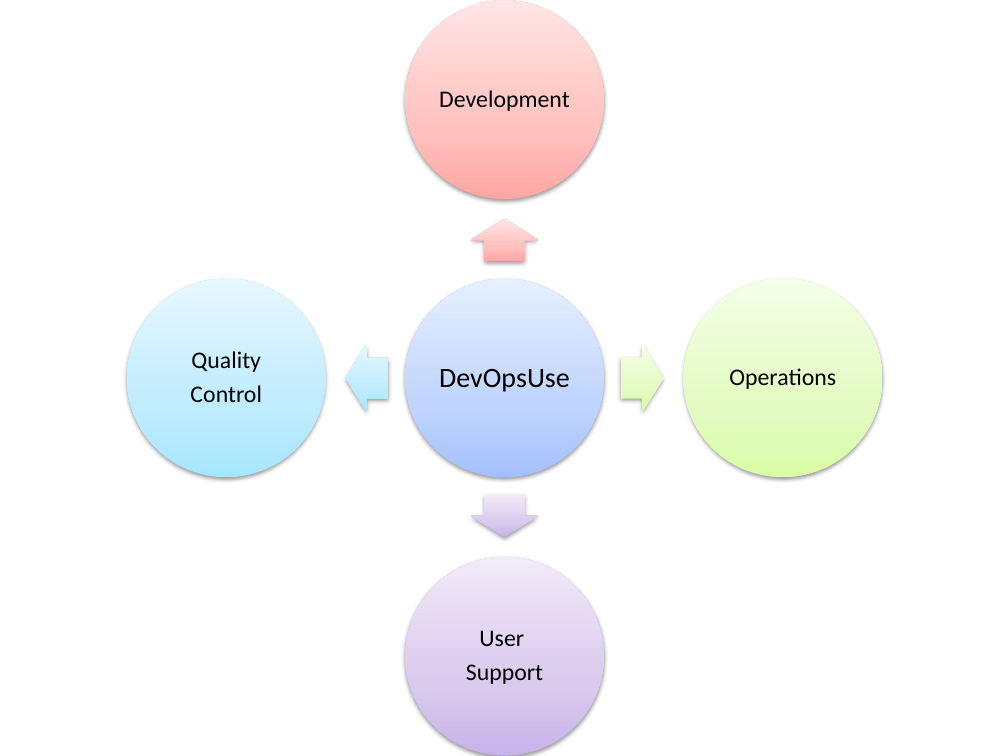
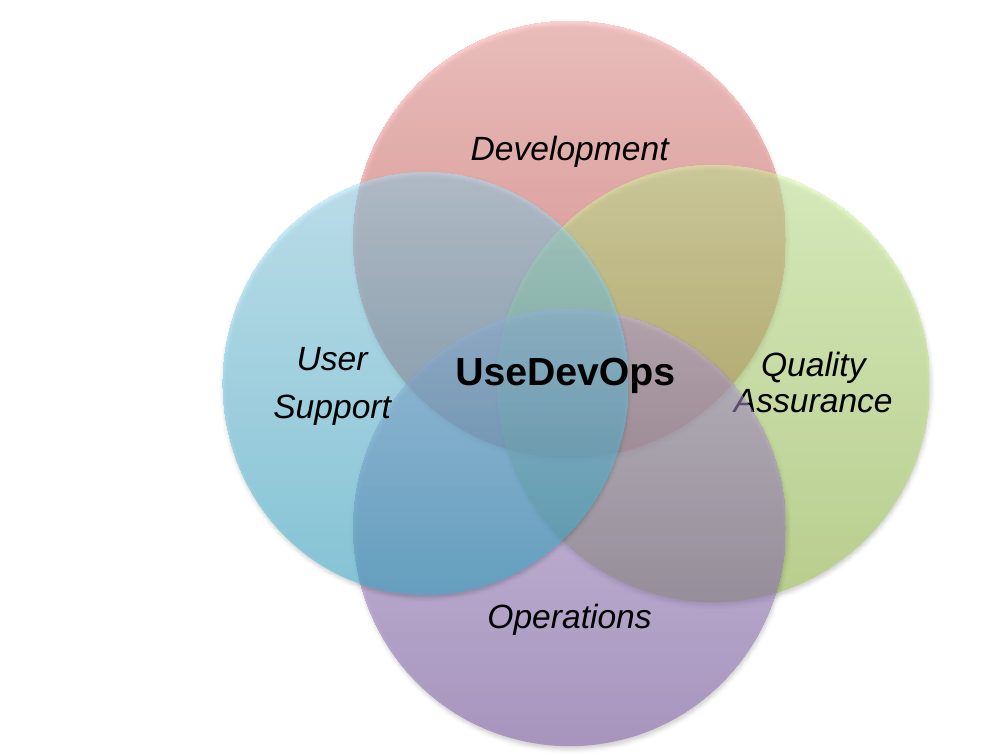
Before and after one commit to cyberaide/papers, a slide deck: slide 2 of bigdata/images/devops.pptx (slide 3 before the commit). Drawn at 1008x756 pixels with LibreOffice and Linux fonts; fonts in the diff are those of the drawing. Boxes give left, top, right and bottom in pixels: in the first picture for what was removed or moved away, otherwise in the second. Text is boxed around its words. In the diff, an @@ line names an element or a change of style, - is before the commit and + after.

```diff
--- a/bigdata/images/devops.pptx
+++ b/bigdata/images/devops.pptx
@@ text "Development": place and size @@
-text "Development" at bbox=[439, 90, 570, 111]
+text "Development" at bbox=[471, 135, 669, 167]
@@ size 17 to 24 pt, font Calibri to Arial, italic on; more space between paragraphs in 3 elements at bbox=[471, 135, 669, 167], bbox=[487, 603, 651, 635], bbox=[273, 347, 391, 425] @@
@@ text "User": place and size @@
-text "User" at bbox=[466, 630, 543, 684]
+text "User" at bbox=[273, 347, 391, 425]
@@ group removed at bbox=[127, 0, 882, 756]: 5 ellipses, 4 right arrows, 2 texts @@
-DevOpsUse
-Quality
-Control
@@ group added at bbox=[223, 21, 929, 747]: 4 ellipses, 2 texts @@
+Quality Assurance
+UseDevOps
@@ text "Operations": place and size @@
-text "Operations" at bbox=[729, 368, 836, 389]
+text "Operations" at bbox=[487, 603, 651, 635]
```
Also in this commit, not shown: 10 other files.
